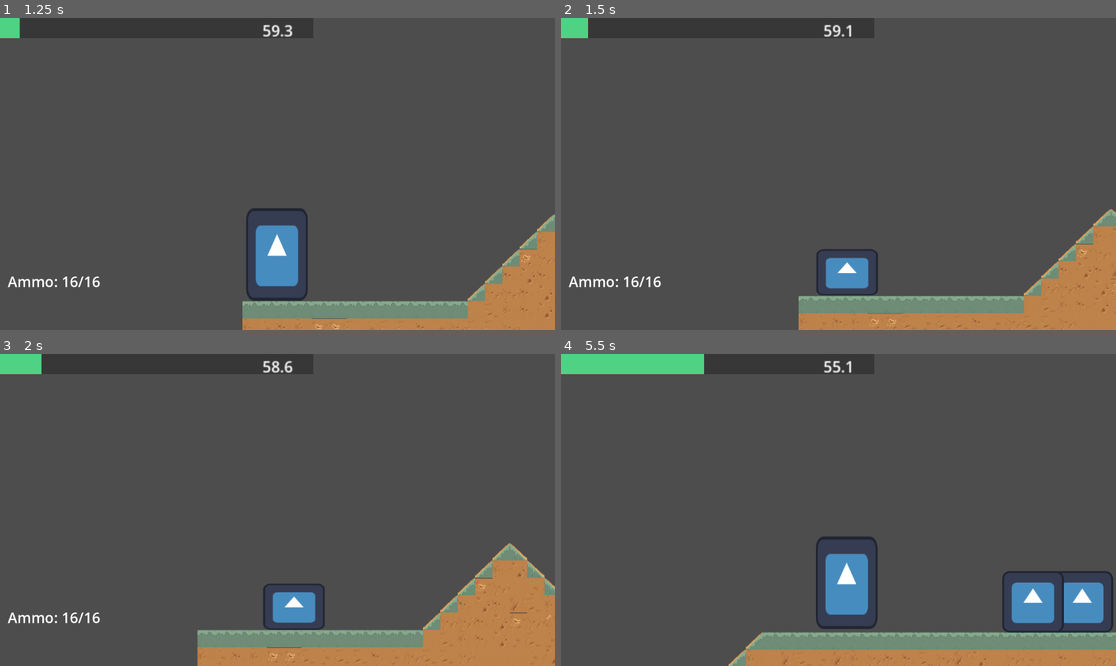
Above: before the commit, frames 1-4 (two rows, left to right).
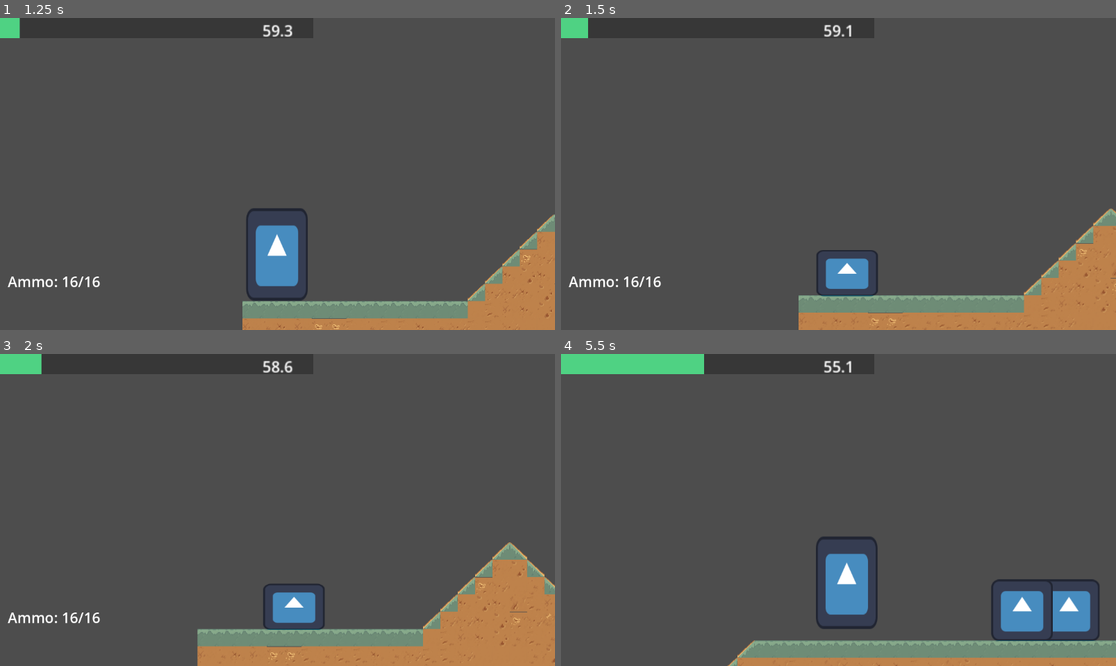
Above: after the commit, the same moments.

Repository: dzfrias/gladiator
Game: Godot game, scene res://scenes/test_scene.tscn
The game is run twice, just before and just after one commit, with the same random seed, the same clock (stepped at 60 frames per second) and the same inputs. The engine's default icon, where the game draws it, is replaced by a stand-in: a white triangle on a blue panel in a dark square.
Inputs (mouse positions are in pixels of both pictures, inside the frame that each line leads up to):
- Up to frame 1 (1.25 s): click "Enter Mission" at 0.5 s
- Up to frame 2 (1.5 s): move the mouse to (960, 158) at 1.27 s; hold D (right) from 1.28 s (still down); hold S (crouch) from 1.28 s (still down)
- Up to frame 3 (2 s): keep holding D (right); keep holding S (crouch); tap Space (jump) at 1.52, 1.55, 1.82 s
- Up to frame 4 (5.5 s): move the mouse to (727, 525) at 2.02 s; release S (crouch) at 2.03 s; tap Space (jump) at 2.1, 2.27, 2.57, 3.05, 3.77, 4.07, 4.52, 4.55, 4.82, 5.27 s; tap S (crouch) at 2.3, 3.8, 5.3 s; move the mouse to (894, 441) at 2.77 s; release D (right) at 2.78 s; hold A (left) 2.78-3.53 s; hold S (crouch) 2.78-3.53 s; move the mouse to (810, 572) at 3.52 s; hold D (right) 3.53-5.03 s; click (810, 572) at 3.6 s; move the mouse to (1005, 556) at 4.27 s; hold E (roll) 4.28-5.03 s; move the mouse to (672, 463) at 5.02 s; hold A (left) from 5.03 s (still down); tap Q (toggle_weapon) at 5.1 s

Frame 1 is identical in both runs. In frame 2, 0.6% of the frame differs, in the area x 42-100%, y 61-100%; in frame 3, 0.9%; in frame 4, 6.6%, in the area x 29-100%, y 69-100%.
Error before the commit: Invalid assignment of property or key 'position' with value of type 'Vector2' on a base object of type 'Nil'. (res://scripts/player/player.gd:85)
Error after the commit: Invalid assignment of property or key 'position' with value of type 'Vector2' on a base object of type 'Nil'. (res://scripts/player/player.gd:118)

Commit message:
refactor player crouch

Diff:
--- a/scenes/player.tscn
+++ b/scenes/player.tscn
@@ -11,6 +11,9 @@
 
 [sub_resource type="RectangleShape2D" id="RectangleShape2D_m5kfl"]
 size = Vector2(106, 192)
+
+[sub_resource type="RectangleShape2D" id="RectangleShape2D_5ynjo"]
+size = Vector2(123, 103)
 
 [sub_resource type="RectangleShape2D" id="RectangleShape2D_xdhhq"]
 size = Vector2(109, 99)
@@ -28,13 +31,24 @@
 jump_hold_time = 0.2
 roll_cooldown_time = 0.2
 
-[node name="CollisionShape2D" type="CollisionShape2D" parent="."]
+[node name="StandingHitbox" type="CollisionShape2D" parent="."]
 position = Vector2(-1, -98)
 shape = SubResource("RectangleShape2D_m5kfl")
 
-[node name="Sprite2D" type="Sprite2D" parent="."]
+[node name="CrouchingHitbox" type="CollisionShape2D" parent="."]
+position = Vector2(-1.5, -54.5)
+shape = SubResource("RectangleShape2D_5ynjo")
+disabled = true
+
+[node name="StandingSprite" type="Sprite2D" parent="."]
 position = Vector2(-1, -99)
 scale = Vector2(1, 1.5)
+texture = ExtResource("1_rjir4")
+
+[node name="CrouchingSprite" type="Sprite2D" parent="."]
+visible = false
+position = Vector2(-1, -49)
+scale = Vector2(1, 0.75)
 texture = ExtResource("1_rjir4")
 
 [node name="Camera2D" type="Camera2D" parent="."]
@@ -57,6 +71,12 @@
 projectile_prefab = ExtResource("6_w2kq1")
 auto_reload = true
 
+[node name="StandingWeaponPosition" type="Node2D" parent="."]
+position = Vector2(123, -131)
+
+[node name="CrouchingWeaponPosition" type="Node2D" parent="."]
+position = Vector2(122, -56)
+
 [node name="MeleeBox" type="Area2D" parent="."]
 position = Vector2(122, -56)
 collision_layer = 0
--- a/scripts/player/player.gd
+++ b/scripts/player/player.gd
@@ -18,13 +18,20 @@
 @export var melee_knockback: Vector2 = Vector2(1000, -500)
 @export var melee_cooldown: float = 2
 
+@onready var standing_hitbox = $StandingHitbox
+@onready var crouching_hitbox = $CrouchingHitbox
+@onready var standing_sprite = $StandingSprite
+@onready var crouching_sprite = $CrouchingSprite
+@onready var standing_weapon_position = $StandingWeaponPosition
+@onready var crouching_weapon_position = $CrouchingWeaponPosition
+@onready var direction = $Direction
+
 var _can_melee := true
 # NOTE this field can be null (if the player has no weapon)
 var _weapon: Weapon
 var _state := State.CONTROL
 var _can_roll := true
 var _is_crouching := false
-@onready var _combat_flip_position = $Weapon.position
 var _is_jumping := false
 var _jump_time := 0.0
 var _jump_buffer := 0.0
@@ -57,16 +64,25 @@
 
 	match _state:
 		State.CONTROL:
-			if Input.is_action_pressed("crouch"):
-				if Input.is_action_pressed("jump"):
-					set_collision_mask_value(Math.ilog2(Constants.PLATFORM_LAYER) + 1, false)
-				else:
-					set_collision_mask_value(Math.ilog2(Constants.PLATFORM_LAYER) + 1, true)
-					_is_crouching = true
-					scale.y = 0.5
+			if Input.is_action_pressed("crouch") and Input.is_action_pressed("jump"):
+				set_collision_mask_value(Math.ilog2(Constants.PLATFORM_LAYER) + 1, false)
 			else:
-				scale.y = 1
+				set_collision_mask_value(Math.ilog2(Constants.PLATFORM_LAYER) + 1, true)
+
+			if Input.is_action_just_pressed("crouch"):
+				_is_crouching = true
+				standing_hitbox.disabled = true
+				standing_sprite.visible = false
+				crouching_hitbox.disabled = false
+				crouching_sprite.visible = true
+				_weapon.position = Vector2(crouching_weapon_position.position.x * direction.scalar, crouching_weapon_position.position.y)
+			elif !Input.is_action_pressed("crouch") and _is_crouching:
 				_is_crouching = false
+				standing_hitbox.disabled = false
+				standing_sprite.visible = true
+				crouching_hitbox.disabled = true
+				crouching_sprite.visible = false
+				_weapon.position = Vector2(standing_weapon_position.position.x * direction.scalar, standing_weapon_position.position.y)
 
 			if Input.is_action_pressed("left") and Input.is_action_pressed("right"):
 				velocity.x = move_toward(velocity.x, 0, move_acceleration * delta)
@@ -80,9 +96,8 @@
 					velocity.x = maxf(-crouch_move_speed, velocity.x - acceleration * delta)
 				else:
 					velocity.x = maxf(-move_speed, velocity.x - acceleration * delta)
-				$Direction.is_right = false
-				_melee_box.position = Vector2(-_combat_flip_position.x, _combat_flip_position.y)
-				_weapon.position = Vector2(-_combat_flip_position.x, _combat_flip_position.y)
+				direction.is_right = false
+
 			elif Input.is_action_pressed("right"):
 				var acceleration := move_acceleration
 				if velocity.x < 0:
@@ -91,11 +106,16 @@
 					velocity.x = minf(crouch_move_speed, velocity.x + acceleration * delta)
 				else:
 					velocity.x = minf(move_speed, velocity.x + acceleration * delta)
-				$Direction.is_right = true
-				_melee_box.position = _combat_flip_position
-				_weapon.position = _combat_flip_position
+				direction.is_right = true
 			else:
 				velocity.x = move_toward(velocity.x, 0, move_deceleration * delta)
+
+			if _is_crouching:
+				_melee_box.position = Vector2(crouching_weapon_position.position.x * direction.scalar, crouching_weapon_position.position.y)
+				_weapon.position = Vector2(crouching_weapon_position.position.x * direction.scalar, crouching_weapon_position.position.y)
+			else:
+				_melee_box.position = Vector2(standing_weapon_position.position.x * direction.scalar, standing_weapon_position.position.y)
+				_weapon.position = Vector2(standing_weapon_position.position.x * direction.scalar, standing_weapon_position.position.y)
 		State.ROLL:
 			velocity.x = roll_speed * $Direction.scalar
 
@@ -168,11 +188,13 @@
 		_weapon.set_firing(null)
 	assert(collision_layer == Constants.PLAYER_LAYER | Constants.ENTITY_LAYER)
 	collision_layer = Constants.INVINCIBLE_LAYER
-	$Sprite2D.flip_v = true
+	$StandingSprite.flip_v = true
+	$CrouchingSprite.flip_v = true
 	await get_tree().create_timer(roll_time).timeout
 	_state = State.CONTROL
 	velocity.x *= 0.4
-	$Sprite2D.flip_v = false
+	$StandingSprite.flip_v = false
+	$CrouchingSprite.flip_v = false
 	collision_layer = Constants.PLAYER_LAYER | Constants.ENTITY_LAYER
 	_can_roll = false
 	await get_tree().create_timer(roll_cooldown_time).timeout
Not shown: 1 places in scenes/player.tscn that only renumber resources
